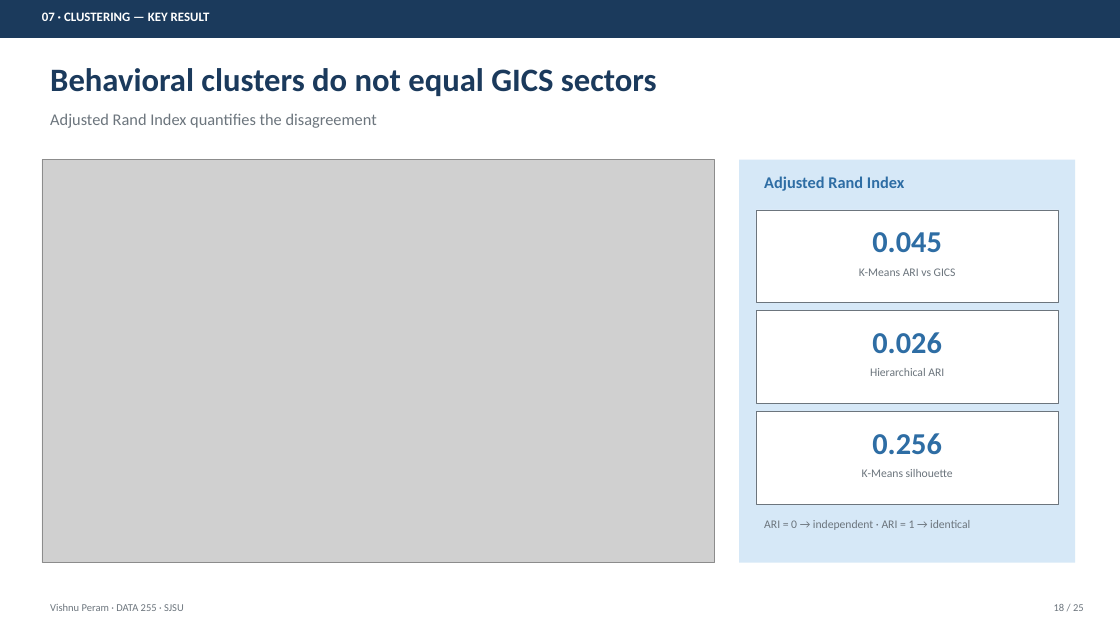
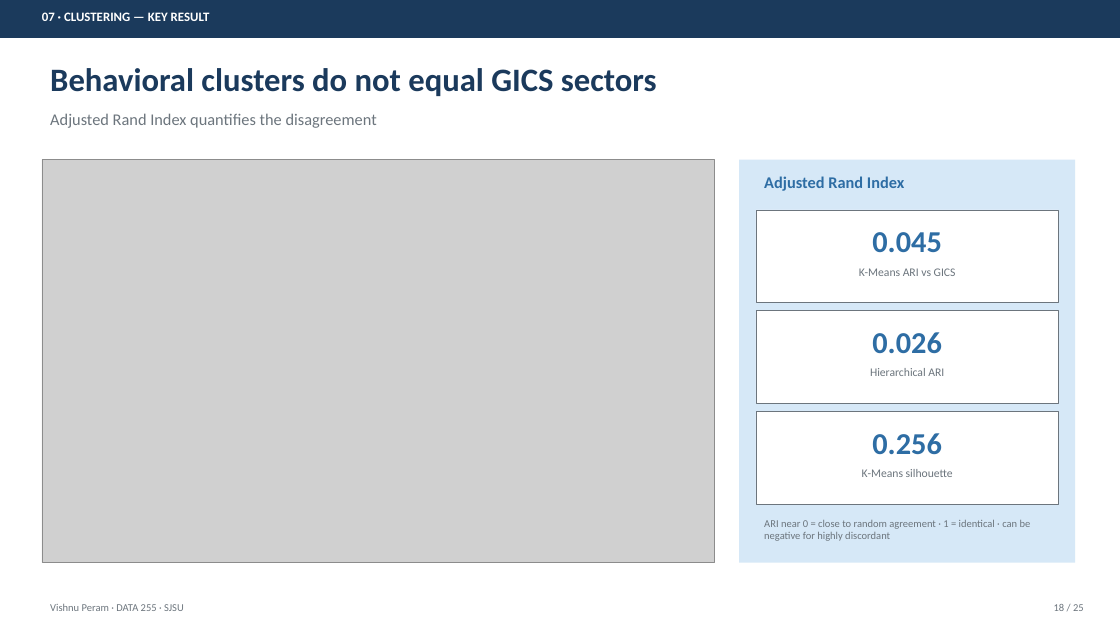
Before and after one commit to PeramVishnuSree/Stock-Behavioral-Clustering-and-Return-Prediction, a slide deck: slide 18 of PRESENTATION.pptx. Drawn at 1120x630 pixels with LibreOffice and Linux fonts; fonts in the diff are those of the drawing; grey boxes stand for pictures. Boxes give left, top, right and bottom in pixels: in the first picture for what was removed or moved away, otherwise in the second. Text is boxed around its words. In the diff, an @@ line names an element or a change of style, - is before the commit and + after.

```diff
--- a/PRESENTATION.pptx
+++ b/PRESENTATION.pptx
@@ text at bbox=[764, 520, 1031, 541]: text changed; size 10 to 9 pt @@
-ARI = 0 → independent · ARI = 1 → identical
+ARI near 0 = close to random agreement · 1 = identical · can be negative for highly discordant
```
Also in this commit, not shown: 4 other slides changed, 3 other files.
